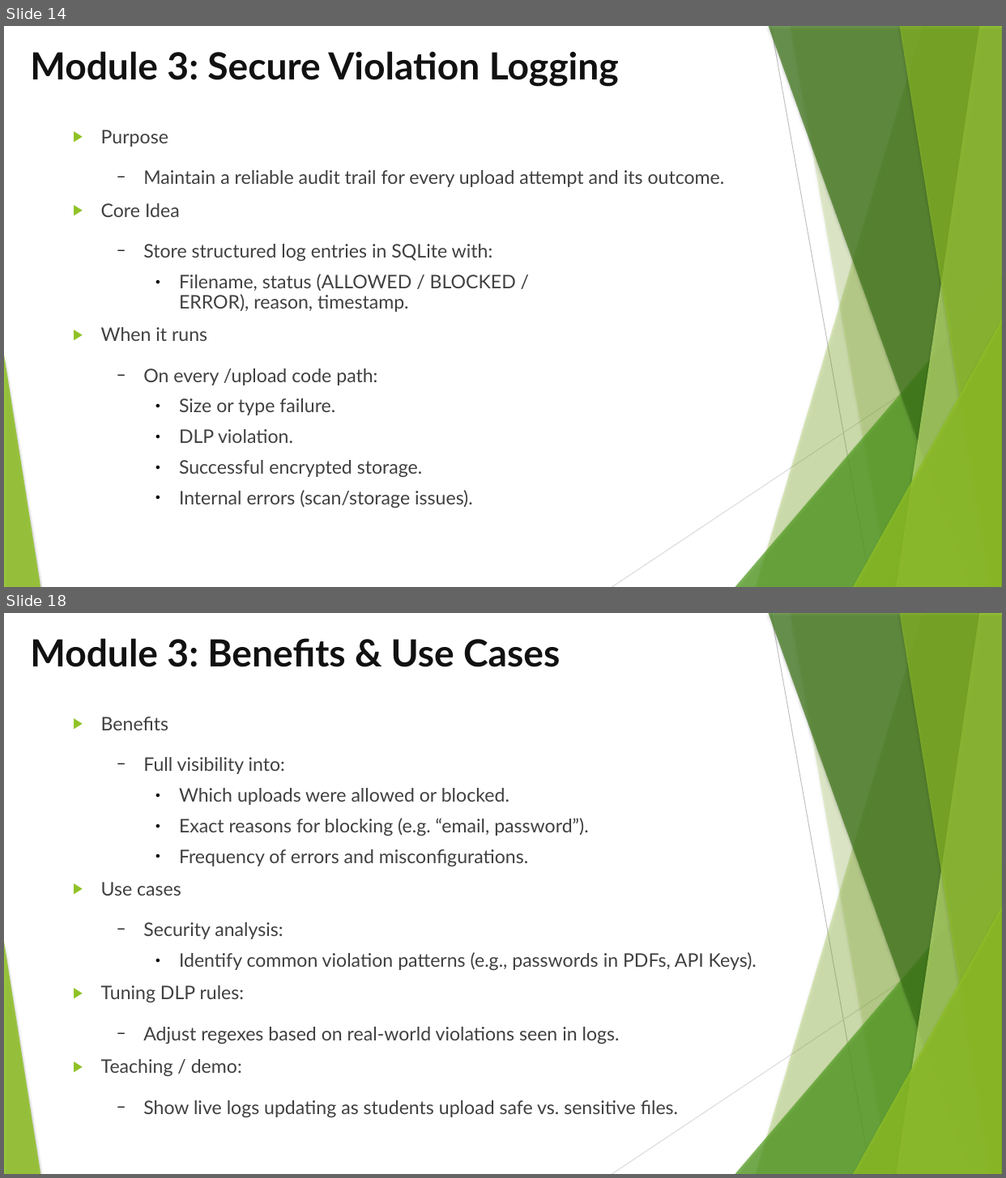
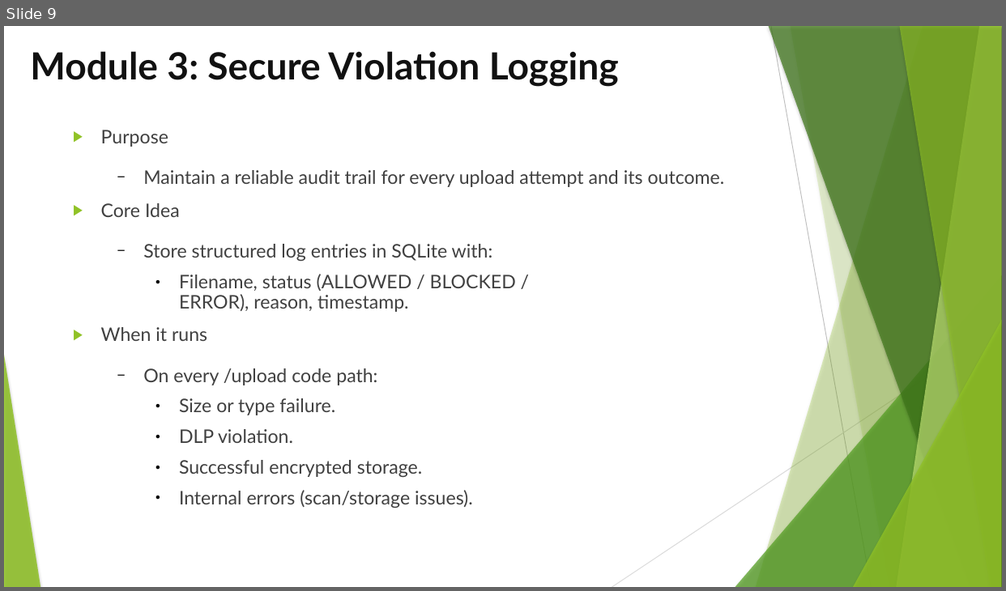
Before and after one commit to fyxvoid/cloud-dlp, a slide deck: cloud-dlp-review-II.pptx. Shown one above the other, each under a label of ours: slides 14 and 18 before the commit, slide 9 after it; the slides between them are not shown. The pictures are 1006x1178 and 1006x591 pixels, drawn with LibreOffice and Linux fonts; fonts in the diff are those of the drawing. Boxes give left, top, right and bottom in pixels: in the first picture for what was removed or moved away, otherwise in the second. Text is boxed around its words. In the diff, an @@ line names an element or a change of style, - is before the commit and + after.

```diff
--- a/cloud-dlp-review-II.pptx
+++ b/cloud-dlp-review-II.pptx
@@ slide 18 removed at [4,613,1002,1174], background #FFFFFF; not listed: 10 template elements that a slide beside it also shows @@
@@ title removed at [30,638,560,667] @@
-Module 3: Benefits & Use Cases
@@ text removed at [101,717,756,1118] @@
-▶ Benefits
-  − Full visibility into:
-    ● Which uploads were allowed or blocked.
-    ● Exact reasons for blocking (e.g. “email, password”).
-    ● Frequency of errors and misconfigurations.
-▶ Use cases
-  − Security analysis:
-    ● Identify common violation patterns (e.g., passwords in PDFs, API Keys).
-▶ Tuning DLP rules:
-  − Adjust regexes based on real‑world violations seen in logs.
-▶ Teaching / demo:
-  − Show live logs updating as students upload safe vs. sensitive files.
@@ what was slide 14 is now slide 9 @@
@@ slide 9 changed as well @@
@@ freeform shape at [899,26,1002,587]: outline redrawn @@
```
Also in this commit, not shown: 9 other slides changed, 6 slides added, 8 other slides removed, 2 other files.
